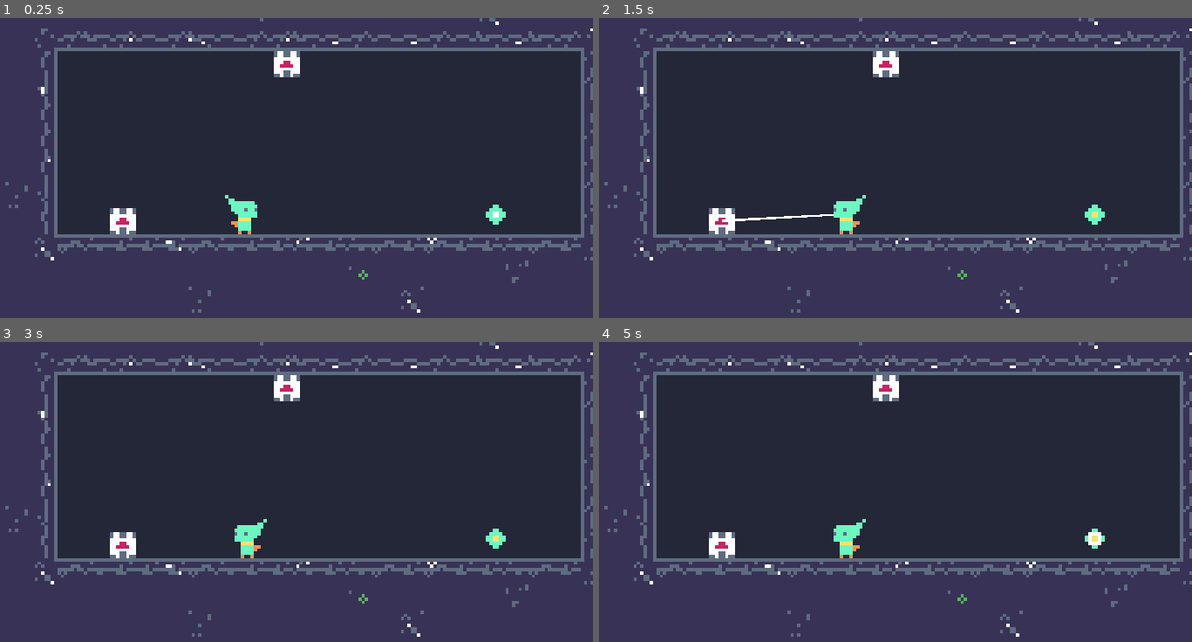
Above: before the commit, frames 1-4 (two rows, left to right).
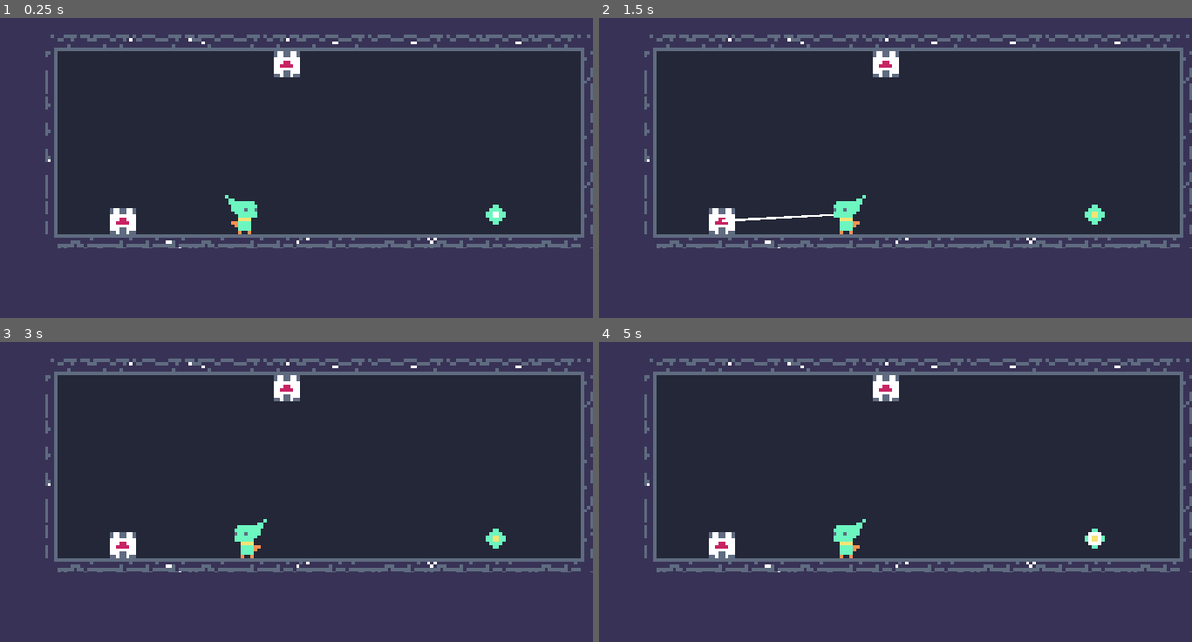
Above: after the commit, the same moments.

Repository: voithos/elfin
Game: Godot game, scene res://scenes/levels/level1.tscn
The game is run twice, just before and just after one commit, with the same random seed, the same clock (stepped at 60 frames per second) and the same inputs.
Inputs (mouse positions are in pixels of both pictures, inside the frame that each line leads up to):
- Up to frame 1 (0.25 s): no input
- Up to frame 2 (1.5 s): tap Enter at 0.5 s; move the mouse to (996, 195) at 0.52 s; press the mouse at (996, 195) at 0.53 s; tap Space at 0.77, 1.25 s; move the mouse to (705, 234) at 1.27 s; release the mouse at (705, 234) at 1.28 s; right-click (705, 234) at 1.35 s
- Up to frame 3 (3 s): tap Space at 1.52, 2.75 s; tap Enter at 2 s; move the mouse to (314, 453) at 2.02 s; press the mouse at (314, 453) at 2.03 s; move the mouse to (207, 618) at 2.77 s; release the mouse at (207, 618) at 2.78 s; right-click (207, 618) at 2.85 s
- Up to frame 4 (5 s): tap Space at 3.02, 3.77, 4.25, 4.52 s; tap Enter at 3.5 s; move the mouse to (1049, 597) at 3.52 s; press the mouse at (1049, 597) at 3.53 s; move the mouse to (634, 480) at 4.27 s; release the mouse at (634, 480) at 4.28 s; right-click (634, 480) at 4.35 s

The runs differ from the first frame. In frame 1, 0.9% of the frame differs, in the area x 0-100%, y 0-99%; in frame 2, 0.9%; in frame 3, 0.9%; in frame 4, 0.9%.

Commit message:
Add next_level transition.

Diff:
--- a/scenes/goal.gd
+++ b/scenes/goal.gd
@@ -10,3 +10,6 @@
 	# The only body that can match is the player.
 	body.finish_level()
 	particles.emitting = true
+
+	var level = get_tree().get_nodes_in_group("level")[0]
+	level.begin_next_level_transition()
--- a/scenes/goal.tscn
+++ b/scenes/goal.tscn
@@ -87,6 +87,7 @@
 
 [node name="area" type="Area2D" parent="." index="1"]
 
+editor/display_folded = true
 input_pickable = true
 gravity_vec = Vector2( 0, 1 )
 gravity = 98.0
--- a/scenes/levels/level1.tscn
+++ b/scenes/levels/level1.tscn
@@ -1,41 +1,49 @@
-[gd_scene load_steps=7 format=2]
+[gd_scene load_steps=8 format=2]
 
-[ext_resource path="res://scenes/background.tscn" type="PackedScene" id=1]
-[ext_resource path="res://scenes/foreground.tscn" type="PackedScene" id=2]
-[ext_resource path="res://scenes/tiles.tres" type="TileSet" id=3]
-[ext_resource path="res://scenes/anchor.tscn" type="PackedScene" id=4]
-[ext_resource path="res://scenes/player.tscn" type="PackedScene" id=5]
-[ext_resource path="res://scenes/goal.tscn" type="PackedScene" id=6]
+[ext_resource path="res://scripts/level.gd" type="Script" id=1]
+[ext_resource path="res://scenes/background.tscn" type="PackedScene" id=2]
+[ext_resource path="res://scenes/foreground.tscn" type="PackedScene" id=3]
+[ext_resource path="res://scenes/tiles.tres" type="TileSet" id=4]
+[ext_resource path="res://scenes/anchor.tscn" type="PackedScene" id=5]
+[ext_resource path="res://scenes/player.tscn" type="PackedScene" id=6]
+[ext_resource path="res://scenes/goal.tscn" type="PackedScene" id=7]
 
 [node name="level1" type="Node2D"]
 
-[node name="background" parent="." index="0" instance=ExtResource( 1 )]
+script = ExtResource( 1 )
+next_level = "res://scenes/goal.tscn"
 
-[node name="foreground" parent="." index="1" instance=ExtResource( 2 )]
+[node name="background" parent="." index="0" instance=ExtResource( 2 )]
+
+[node name="foregrounds" type="Node" parent="." index="1"]
+
+editor/display_folded = true
+
+[node name="foreground1" parent="foregrounds" index="0" instance=ExtResource( 3 )]
 
 position = Vector2( 214.5, -52.5 )
 scale = Vector2( 11.01, 2.67 )
 
-[node name="foreground2" parent="." index="2" instance=ExtResource( 2 )]
+[node name="foreground2" parent="foregrounds" index="1" instance=ExtResource( 3 )]
 
 position = Vector2( 177, 411 )
 scale = Vector2( 11.01, 2.67 )
 
-[node name="foreground3" parent="." index="3" instance=ExtResource( 2 )]
+[node name="foreground3" parent="foregrounds" index="2" instance=ExtResource( 3 )]
 
 position = Vector2( -243, 168 )
 scale = Vector2( 3.675, 6.045 )
 
-[node name="foreground4" parent="." index="4" instance=ExtResource( 2 )]
+[node name="foreground4" parent="foregrounds" index="3" instance=ExtResource( 3 )]
 
 position = Vector2( 630, 201 )
 scale = Vector2( 3.675, 6.045 )
 
-[node name="tilemap" type="TileMap" parent="." index="5"]
+[node name="tilemap" type="TileMap" parent="." index="2"]
 
 scale = Vector2( 3, 3 )
 mode = 0
-tile_set = ExtResource( 3 )
+tile_set = ExtResource( 4 )
 cell_size = Vector2( 8, 8 )
 cell_quadrant_size = 16
 cell_custom_transform = Transform2D( 1, 0, 0, 1, 0, 0 )
@@ -53,18 +61,18 @@
 tile_data = PoolIntArray( 9, 53, 0, 131077, 56, 0, 131086, 54, 0, 262141, 49, 0, 262142, 11, 0, 262143, 9, 0, 196608, 8 …(892 unchanged characters)…
 _sections_unfolded = [ "Cell", "Transform", "Z Index" ]
 
-[node name="anchor1" parent="." index="6" instance=ExtResource( 4 )]
+[node name="anchor1" parent="." index="3" instance=ExtResource( 5 )]
 
 position = Vector2( 12, 252 )
 
-[node name="anchor" parent="." index="7" instance=ExtResource( 4 )]
+[node name="anchor" parent="." index="4" instance=ExtResource( 5 )]
 
 position = Vector2( 162, 108 )
 
-[node name="player" parent="." index="8" instance=ExtResource( 5 )]
+[node name="player" parent="." index="5" instance=ExtResource( 6 )]
 
 position = Vector2( 123, 246 )
 
-[node name="goal" parent="." index="9" instance=ExtResource( 6 )]
+[node name="goal" parent="." index="6" instance=ExtResource( 7 )]
 
 position = Vector2( 354, 246 )
--- /dev/null
+++ b/scripts/level.gd
@@ -0,0 +1,20 @@
+extends Node2D
+
+const NEXT_LEVEL_TIMEOUT = 1
+
+export (String, FILE, "*.tscn") var next_level
+
+func _ready():
+	assert(next_level != null)
+	add_to_group("level")
+
+func begin_next_level_transition():
+	var timer = Timer.new()
+	add_child(timer)
+	timer.connect("timeout", self, "_load_next_level")
+	timer.wait_time = NEXT_LEVEL_TIMEOUT
+	timer.one_shot = true
+	timer.start()
+
+func _load_next_level():
+	get_tree().change_scene(next_level)
